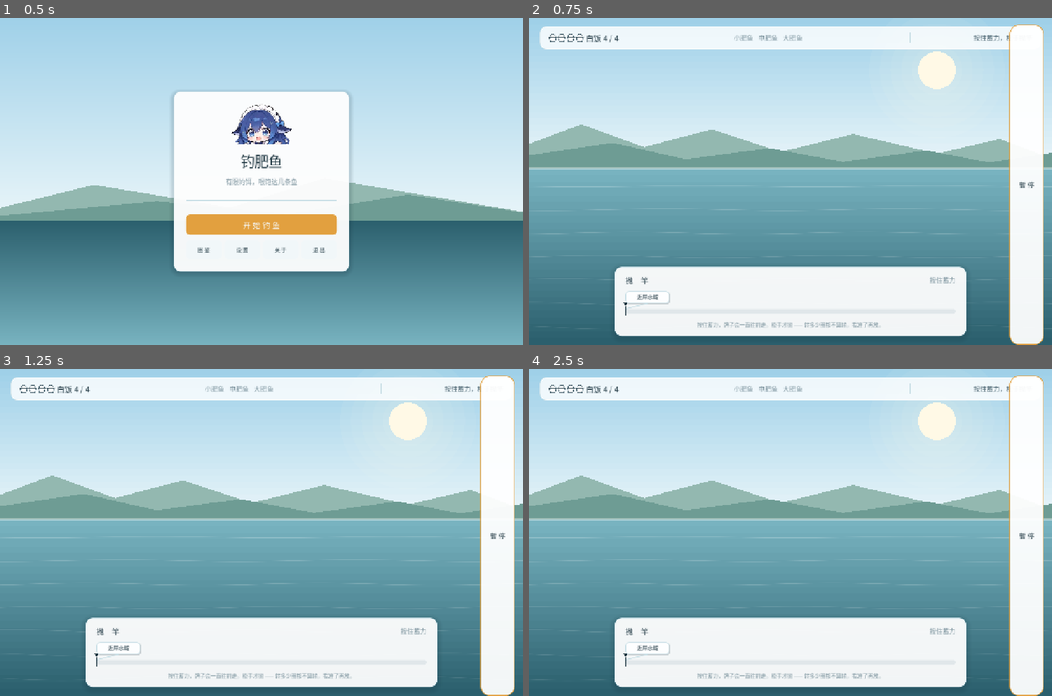
Above: before the commit, frames 1-4 (two rows, left to right).
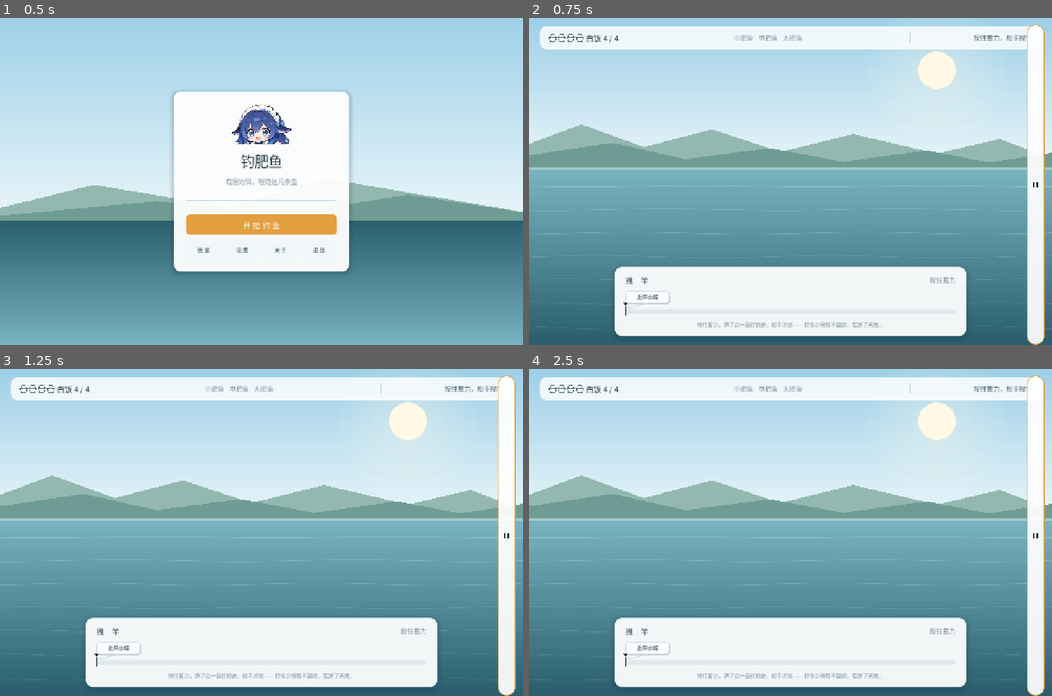
Above: after the commit, the same moments.

Repository: yes-a-hit/Fishing-the-fat-fish
Game: Godot game, scene res://menu.tscn
Same seed, same stepped clock (60 frames per second), same inputs: the game is played once before the commit and once after it.
Inputs (mouse positions are in pixels of both pictures, inside the frame that each line leads up to; where the layout moved, square brackets give the same spot in the first picture):
- Up to frame 1 (0.5 s): no input
- Up to frame 2 (0.75 s): click "开 始 钓 鱼" at 0.5 s
- Up to frame 3 (1.25 s): no input
- Up to frame 4 (2.5 s): click (1036, 535) [1025, 535] at 1.25 s; click "继 续" at 2 s

Frame 1 is identical in both runs. In frame 2, 3.8% of the frame differs, in the area x 91-99%, y 2-100%; in frame 3, 3.8%; in frame 4, 3.8%.

Commit message:
暂停键缩成 44 小圆钮，图标改用 draw_rect 画

Diff:
--- a/scripts/ui/game_root.gd
+++ b/scripts/ui/game_root.gd
@@ -194,12 +194,14 @@
 
 ## 右上角那颗「暂停」。锚在右上角，永远压在 HUD 之上、结算层之下。
 ##
-## 做得醒目是刻意的：半透明幽灵按钮压在湖面上，玩家根本看不见第二局，
-## 手机端更是连点都点不到。所以给它实底、给它边框、给它足够的点击面积。
+## 上一版做成了 84×44 的白底汉字胶囊，太大太抢戏 —— 玩家在钓鱼，不是在看菜单。
+## 真正要的是「一眼能找到」而不是「占满视野」，所以缩回 44×44 的圆，
+## 靠实白底 + 描边保证醒目度，靠图标保证不占地。图标用 ASCII 的 || 画，
+## 不走字体子集（子集里没有 ⏸ 这类符号会变成方块）。
 func _build_pause_button() -> void:
 	var layer := MarginContainer.new()
 	layer.set_anchors_and_offsets_preset(Control.PRESET_FULL_RECT)
-	layer.add_theme_constant_override("margin_right", 20)
+	layer.add_theme_constant_override("margin_right", 18)
 	layer.add_theme_constant_override("margin_top", 16)
 	layer.mouse_filter = Control.MOUSE_FILTER_IGNORE
 	add_child(layer)
@@ -210,26 +212,43 @@
 	layer.add_child(row)
 
 	var btn := Button.new()
-	btn.text = "暂 停"
 	btn.tooltip_text = "暂停（Esc）"
-	btn.custom_minimum_size = Vector2(84, 44)
-	btn.add_theme_font_size_override("font_size", Palette.F_BODY)
+	btn.custom_minimum_size = Vector2(44, 44)
 	btn.focus_mode = Control.FOCUS_NONE
 	_paint_pause_button(btn)
+
+	var glyph := _PauseGlyph.new()
+	glyph.set_anchors_and_offsets_preset(Control.PRESET_FULL_RECT)
+	glyph.mouse_filter = Control.MOUSE_FILTER_IGNORE
+	btn.add_child(glyph)
+
 	btn.pressed.connect(_toggle_pause)
 	row.add_child(btn)
 
 
-## 实底胶囊：白底 + 深蓝字 + 一圈描边，任何时候都能一眼看到。
+## 两条圆角竖杠。用画的不用字体 —— 字体子集里没有 ⏸，
+## 而 || 这个 ASCII 组合在比例字体里又细又偏，画出来才和设计稿一致。
+class _PauseGlyph extends Control:
+	func _draw() -> void:
+		var c := size * 0.5
+		var bar_w := 4.0
+		var bar_h := 13.0
+		var gap := 4.5
+		for x in [c.x - gap * 0.5 - bar_w, c.x + gap * 0.5]:
+			draw_rect(Rect2(x, c.y - bar_h * 0.5, bar_w, bar_h), Palette.INK)
+
+
+## 小圆按钮：实白底 + 一圈强调色边，压在任何画面上都看得见。
 func _paint_pause_button(btn: Button) -> void:
 	var states := {
-		"normal": Color(1, 1, 1, 0.94),
+		"normal": Color(1, 1, 1, 0.92),
 		"hover": Color(1, 1, 1, 1.0),
-		"pressed": Color(0.86, 0.90, 0.94, 0.98),
+		"pressed": Color(0.86, 0.90, 0.94, 0.96),
 	}
+	var r: float = btn.custom_minimum_size.y * 0.5
 	for state in states.keys():
-		var sb := UIKit.flat(states[state], btn.custom_minimum_size.y * 0.5)
-		sb.set_content_margin_all(8)
+		var sb := UIKit.flat(states[state], r)
+		sb.set_content_margin_all(0)
 		sb.set_border_width_all(2)
 		sb.border_color = Palette.ACCENT
 		btn.add_theme_stylebox_override(state, sb)
--- a/tests/selftest.gd
+++ b/tests/selftest.gd
@@ -990,6 +990,14 @@
 	g.free()
 
 
+## 暂停键靠 tooltip 认 —— 它没有文字（图标是画的），只能这样找。
+func _find_pause_button(root: Node) -> Button:
+	for b in root.find_children("*", "Button", true, false):
+		if String((b as Button).tooltip_text).begins_with("暂停"):
+			return b
+	return null
+
+
 ## 暂停：ESC 和右上角那颗按钮走同一条路，暂停中 session 不许推进。
 func _case_pause() -> void:
 	print("[case] 暂停")
@@ -998,7 +1006,7 @@
 		return
 
 	_ok("开局没在暂停", g._paused_layer == null and not get_root().get_tree().paused)
-	_ok("右上角有暂停键", _collect_button_text(g).has("暂 停"))
+	_ok("右上角有暂停键", _find_pause_button(g) != null)
 
 	# 记一个会变的量：暂停期间它必须一动不动
 	g._session.charge = 0.37
Not shown, changed: README.md
Not shown, removed: docs/download/钓肥鱼-v1.1.1-windows-x64.zip
Not shown, removed: docs/download/钓肥鱼-v1.1.1.apk
Not shown, added: docs/download/钓肥鱼-v1.1.2-windows-x64.zip
Not shown, added: docs/download/钓肥鱼-v1.1.2.apk
Not shown, changed: docs/index.html
Not shown, changed: docs/index.pck
